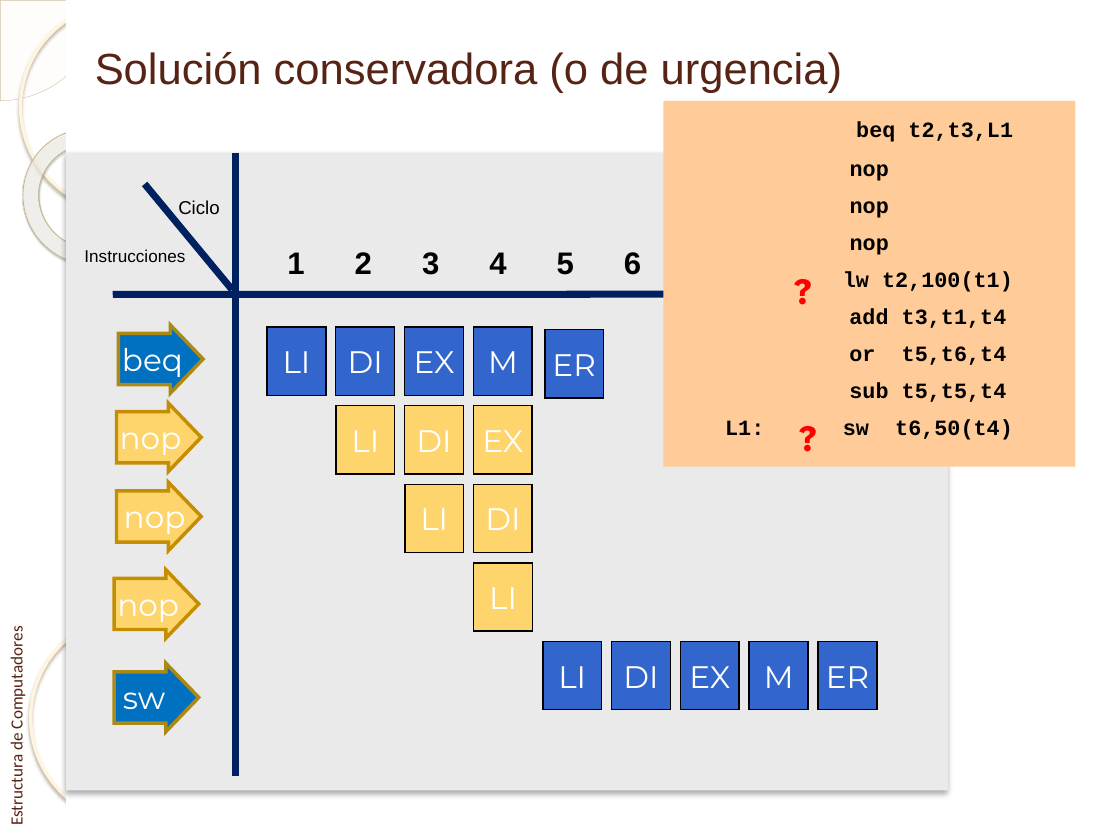
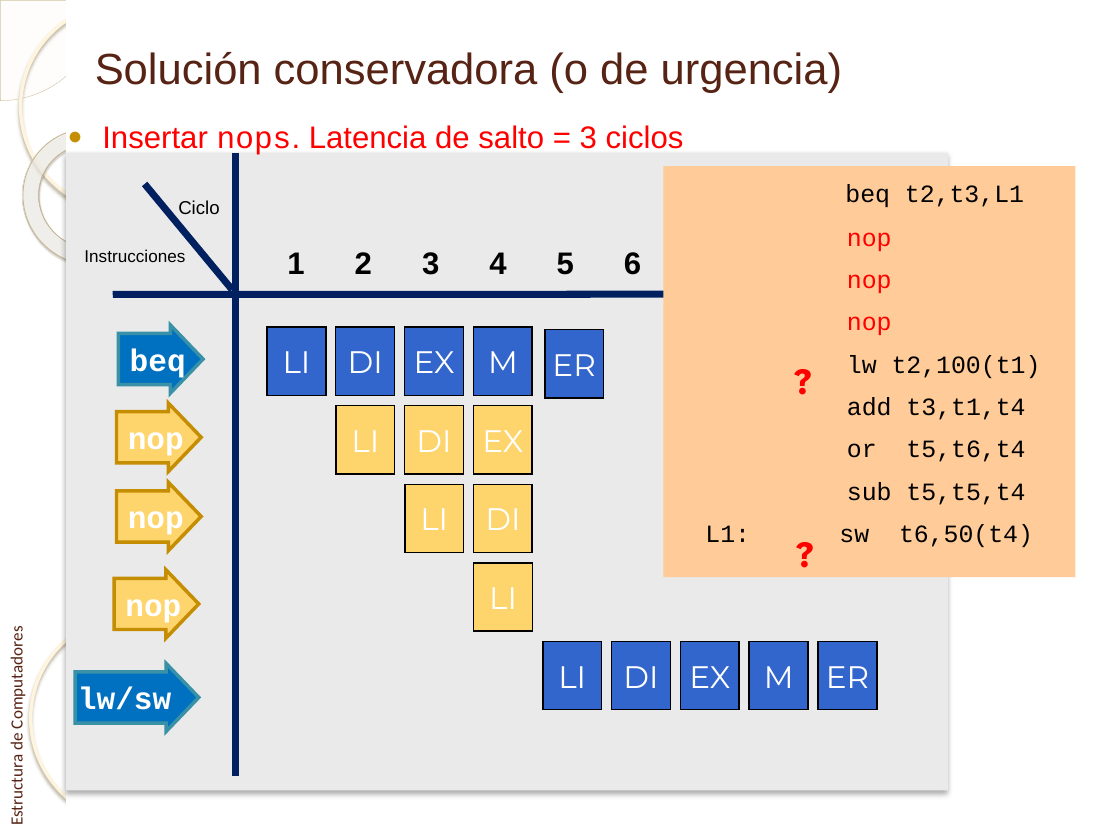
Before and after one commit to enriquesquintana/ETC, a slide deck: slide 59 of ETC_RISCV/Teoría/Tema 2. Segmentación básica_RISCV.pptx (slide 58 before the commit). Drawn at 1120x840 pixels with LibreOffice and Linux fonts; fonts in the diff are those of the drawing; background and template pictures are left out. Boxes give left, top, right and bottom in pixels: in the first picture for what was removed or moved away, otherwise in the second. Text is boxed around its words. In the diff, an @@ line names an element or a change of style, - is before the commit and + after.

```diff
--- a/ETC_RISCV/Teoría/Tema 2. Segmentación básica_RISCV.pptx
+++ b/ETC_RISCV/Teoría/Tema 2. Segmentación básica_RISCV.pptx
@@ text added at (102, 125, 684, 157), 20 pt, text #FF0000 @@
+● Insertar nops. Latencia de salto = 3 ciclos
@@ rectangle "beq t2,t3,L1": place and size @@
-rectangle "beq t2,t3,L1" at (663, 101, 1075, 467)
+rectangle "beq t2,t3,L1" at (663, 166, 1075, 577)
@@ rectangle "beq t2,t3,L1" at (663, 166, 1075, 577): size 14 to 16 pt, bold off; text colour #000000 to #FF0000 in "nop", "nop", "nop"; more space between paragraphs @@
@@ right arrow "beq" at (119, 325, 204, 393): font Montserrat to Courier New, bold on; outline #AA8A14 2.25 pt to #3891A7 2.25 pt @@
@@ text "?": place and size @@
-text "?" at (788, 409, 836, 473)
+text "?" at (784, 352, 831, 416)
@@ text "?": place and size @@
-text "?" at (784, 261, 831, 325)
+text "?" at (785, 525, 832, 589)
@@ font Montserrat to Courier New, bold on in 3 elements at (116, 403, 202, 472), (116, 483, 202, 551), (114, 570, 199, 638) @@
@@ right arrow "lw/sw": place and size @@
-right arrow "lw/sw" at (114, 663, 199, 731)
+right arrow "lw/sw" at (75, 663, 198, 731)
@@ right arrow "lw/sw" at (75, 663, 198, 731): outline #AA8A14 2.25 pt to #3891A7 2.25 pt @@
@@ text in right arrow at (78, 687, 171, 710): text changed; font Montserrat to Courier New; bold on @@
-sw
+lw/sw
```
Also in this commit, not shown: 8 other slides changed, 1 slide added.
